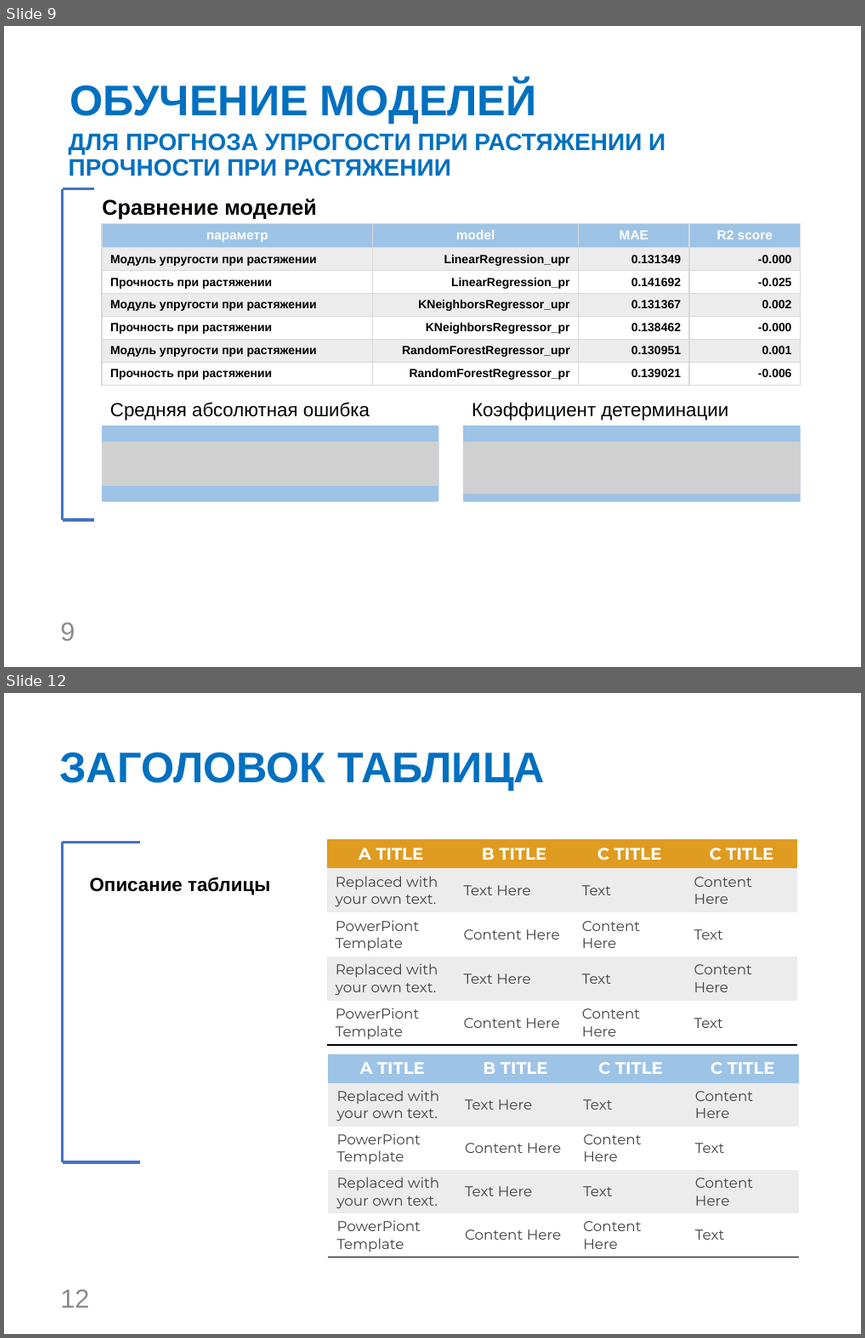
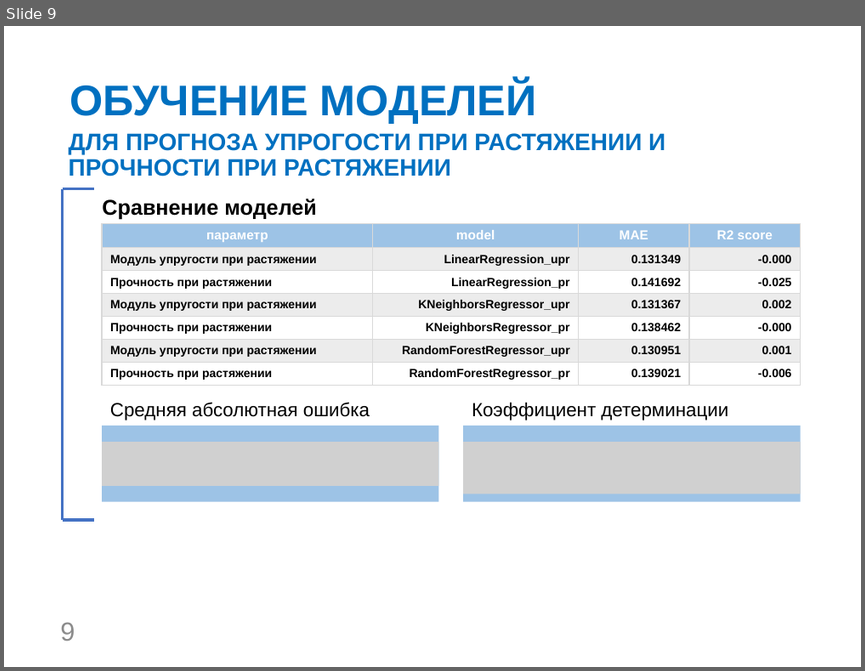
Before and after one commit to KhEvgeniy/VKR, a slide deck: VKR_Kholmanskiy_EI.pptx. Shown one above the other, each under a label of ours: slides 9 and 12 before the commit, slide 9 after it; the slides between them are not shown. The pictures are 865x1338 and 865x671 pixels, drawn with LibreOffice and Linux fonts; fonts in the diff are those of the drawing; grey boxes stand for pictures; background and template pictures are left out. Boxes give left, top, right and bottom in pixels: in the first picture for what was removed or moved away, otherwise in the second. Text is boxed around its words. In the diff, an @@ line names an element or a change of style, - is before the commit and + after.

```diff
--- a/VKR_Kholmanskiy_EI.pptx
+++ b/VKR_Kholmanskiy_EI.pptx
@@ slide 12 removed at [4,693,861,1334], background #FFFFFF @@
@@ title removed at [59,752,545,791] @@
-ЗАГОЛОВОК ТАБЛИЦА
@@ line removed from (63, 842) to (63, 1162) @@
@@ line removed from (63, 842) to (140, 842) @@
@@ table removed at [327,839,797,1045], 5 rows, 4 columns @@
-A TITLE | B TITLE | C TITLE | C TITLE
-Replaced with your own text. | Text Here | Text | Content Here
-PowerPiont Template | Content Here | Content Here | Text
-Replaced with your own text. | Text Here | Text | Content Here
-PowerPiont Template | Content Here | Content Here | Text
@@ text removed at [90,877,270,895] @@
-Описание таблицы
@@ table removed at [329,1053,799,1257], 5 rows, 4 columns @@
-A TITLE | B TITLE | C TITLE | C TITLE
-Replaced with your own text. | Text Here | Text | Content Here
-PowerPiont Template | Content Here | Content Here | Text
-Replaced with your own text. | Text Here | Text | Content Here
-PowerPiont Template | Content Here | Content Here | Text
@@ line removed from (63, 1162) to (140, 1162) @@
@@ page number removed at [60,1289,89,1308] @@
-12
```
Also in this commit, not shown: 3 slides added, 7 other slides removed.
